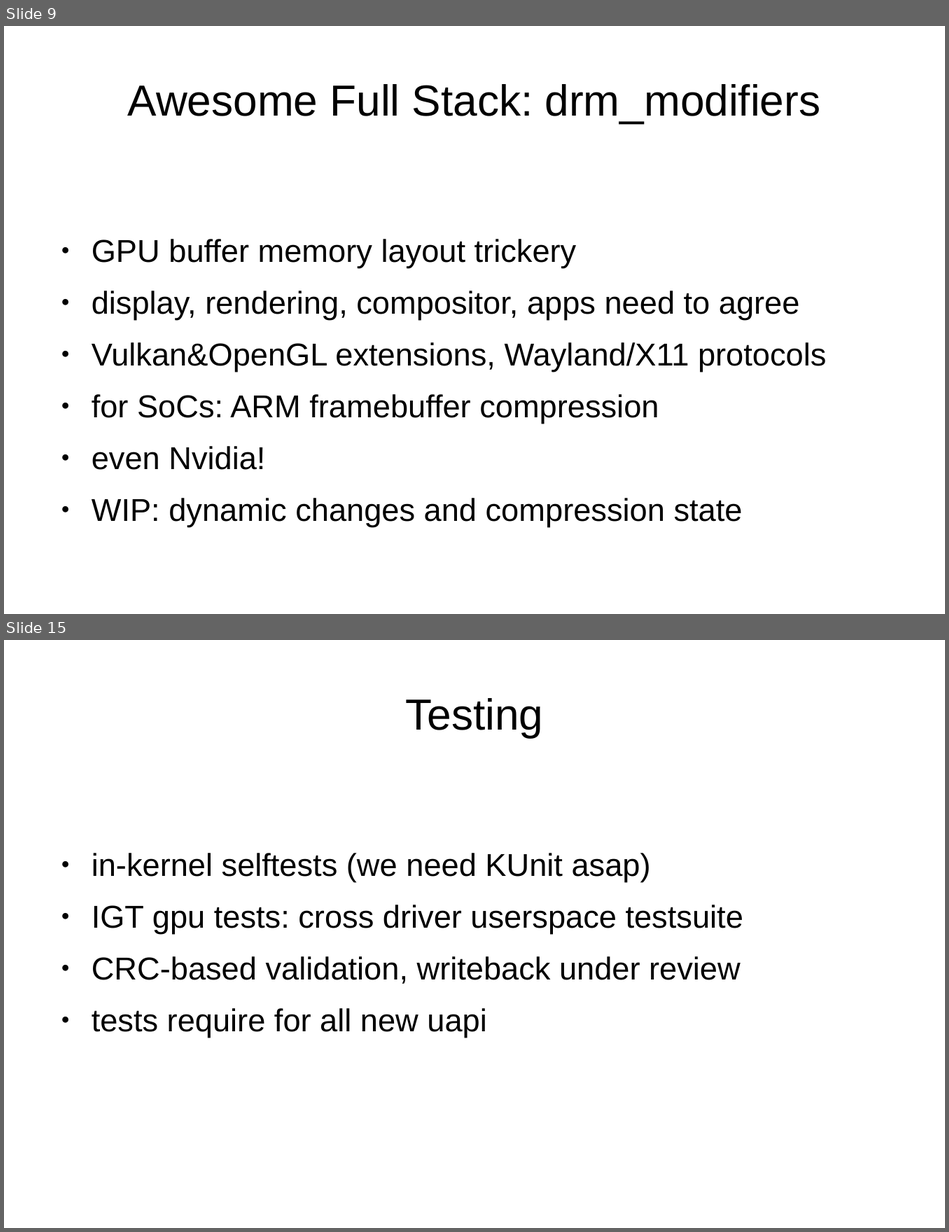
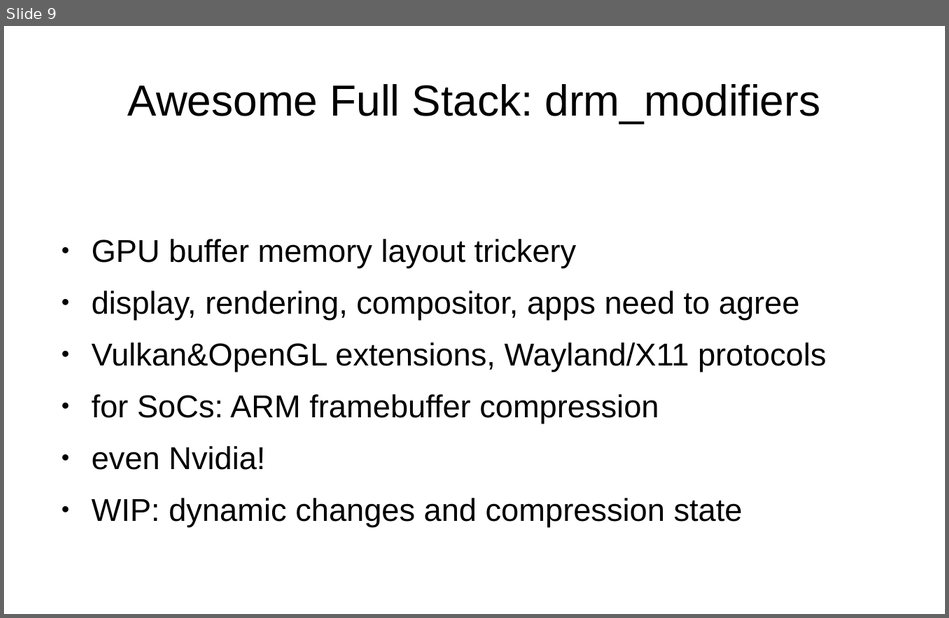
Before and after one commit to danvet/danvet.github.io, a slide deck: slides/lca-2020-awesome.odp. Shown one above the other, each under a label of ours: slides 9 and 15 before the commit, slide 9 after it; the slides between them are not shown. The pictures are 949x1232 and 949x618 pixels, drawn with LibreOffice and Linux fonts; fonts in the diff are those of the drawing. Boxes give left, top, right and bottom in pixels: in the first picture for what was removed or moved away, otherwise in the second. Text is boxed around its words. In the diff, an @@ line names an element or a change of style, - is before the commit and + after.

```diff
--- a/slides/lca-2020-awesome.odp
+++ b/slides/lca-2020-awesome.odp
@@ slide 15 removed at (4,640,945,1228), background #FFFFFF @@
@@ title removed at (405,698,543,737) @@
-Testing
@@ text removed at (92,853,743,1038) @@
-● in-kernel selftests (we need KUnit asap)
-● IGT gpu tests: cross driver userspace testsuite
-● CRC-based validation, writeback under review
-● tests require for all new uapi
```
Also in this commit, not shown: 16 slides added, 9 other slides removed.
